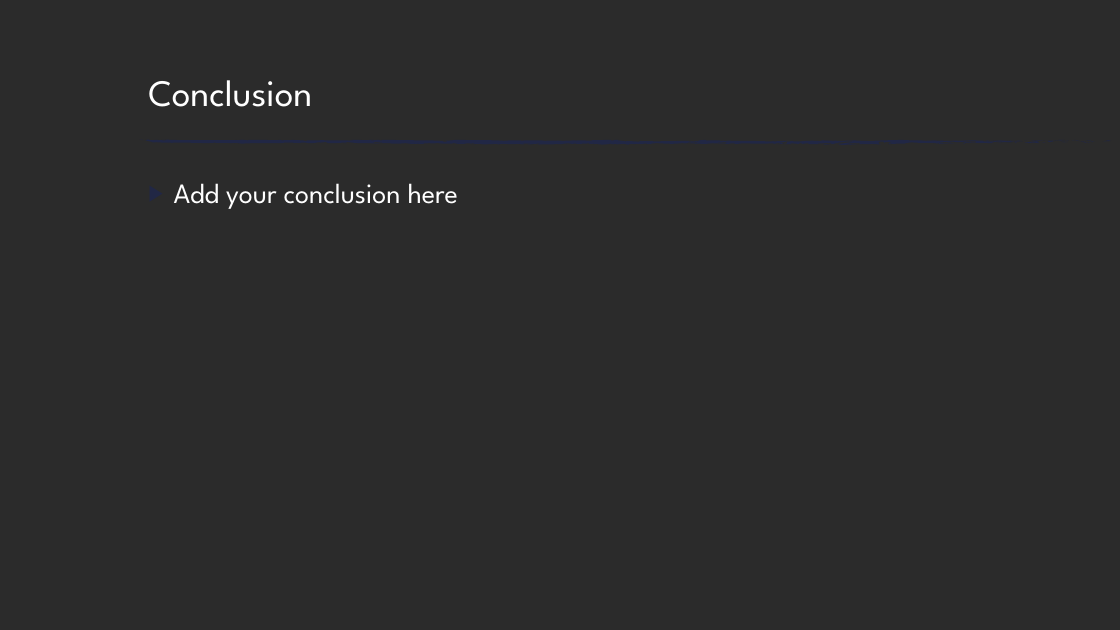
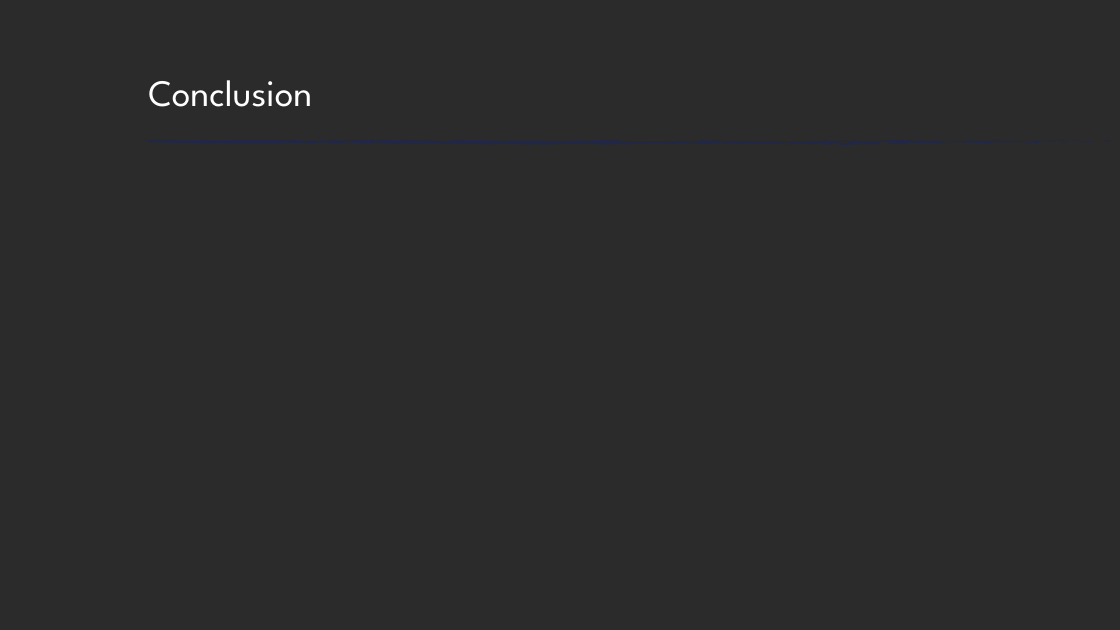
Before and after one commit to jkoller90/Pace-360, a slide deck: slide 6 of Final Presentation Draft/Pace 360.pptx. Drawn at 1120x630 pixels with LibreOffice and Linux fonts; fonts in the diff are those of the drawing; background and template pictures are left out; a plain dark background stands for a picture behind light text. Boxes give left, top, right and bottom in pixels: in the first picture for what was removed or moved away, otherwise in the second. Text is boxed around its words. In the diff, an @@ line names an element or a change of style, - is before the commit and + after.

```diff
--- a/Final Presentation Draft/Pace 360.pptx
+++ b/Final Presentation Draft/Pace 360.pptx
@@ text removed at bbox=[174, 183, 458, 209] @@
-▶ Add your conclusion here
```
Also in this commit, not shown: 4 other slides changed.
